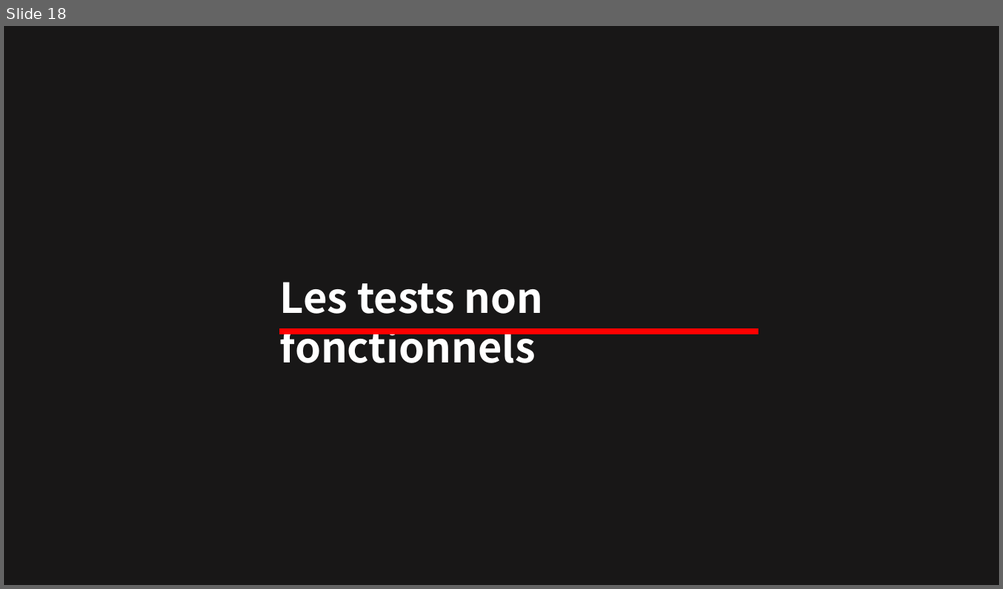
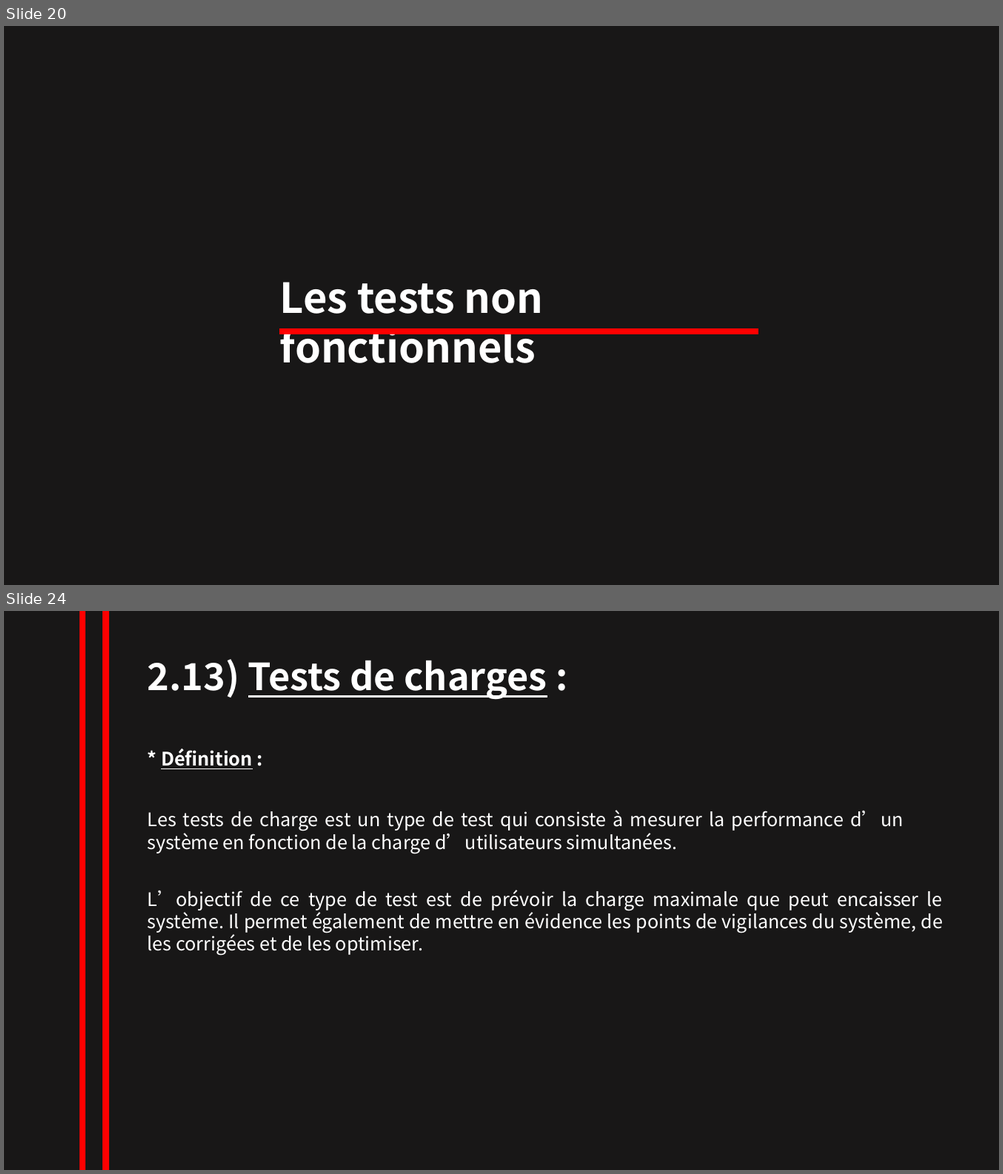
Before and after one commit to NesrineZitouni11/nesrine_zitouni, a slide deck: TRAVAUX/powerpointRevisionISTQB.pptx. Shown one above the other, each under a label of ours: slide 18 before the commit, slides 20 and 24 after it; the slides between them are not shown. The pictures are 1003x589 and 1003x1174 pixels, drawn with LibreOffice and Linux fonts; fonts in the diff are those of the drawing. Boxes give left, top, right and bottom in pixels: in the first picture for what was removed or moved away, otherwise in the second. Text is boxed around its words. In the diff, an @@ line names an element or a change of style, - is before the commit and + after.

```diff
--- a/TRAVAUX/powerpointRevisionISTQB.pptx
+++ b/TRAVAUX/powerpointRevisionISTQB.pptx
@@ slide 24 added at box(4, 611, 999, 1170), background #181717 @@
@@ line added from (82, 611) to (82, 1170), #FF0000 6 pt @@
@@ line added from (105, 611) to (105, 1170), #FF0000 6 pt @@
@@ text added at box(148, 659, 546, 700), 36 pt, text #FFFFFF, bold, underline @@
+2.13) Tests de charges :
@@ text added at box(161, 749, 252, 769), 18 pt, text #FFFFFF, bold, underline @@
+* Définition :
@@ text added at box(148, 810, 902, 854), 18 pt, text #FFFFFF @@
+Les tests de charge est un type de test qui consiste à mesurer la performance d’un système en fonction de la charge d’utilisateurs simultanées.
@@ text added at box(148, 890, 943, 956), 18 pt, text #FFFFFF @@
+L’objectif de ce type de test est de prévoir la charge maximale que peut encaisser le système. Il permet également de mettre en évidence les points de vigilances du système, de les corrigées et de les optimiser.
@@ what was slide 18 is now slide 20 @@
```
Also in this commit, not shown: 1 slide changed, 8 other slides added, 1 slide removed.
